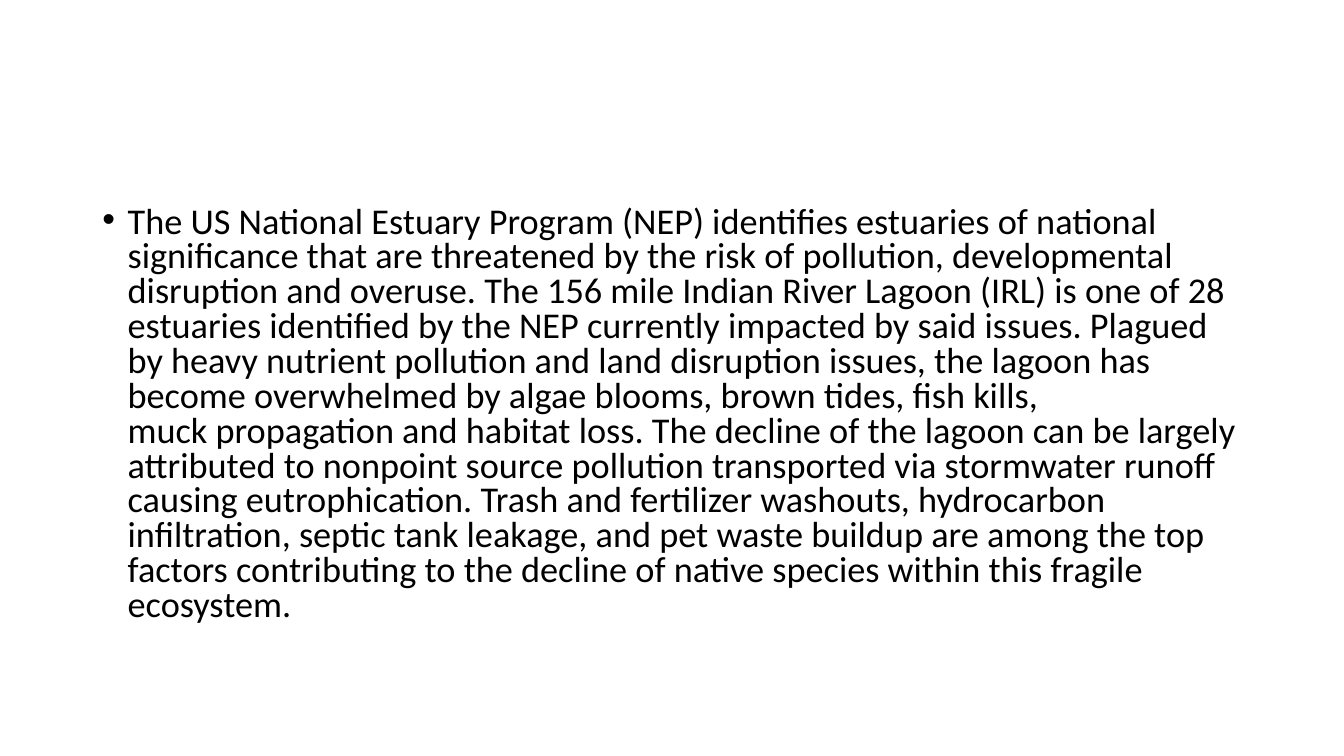
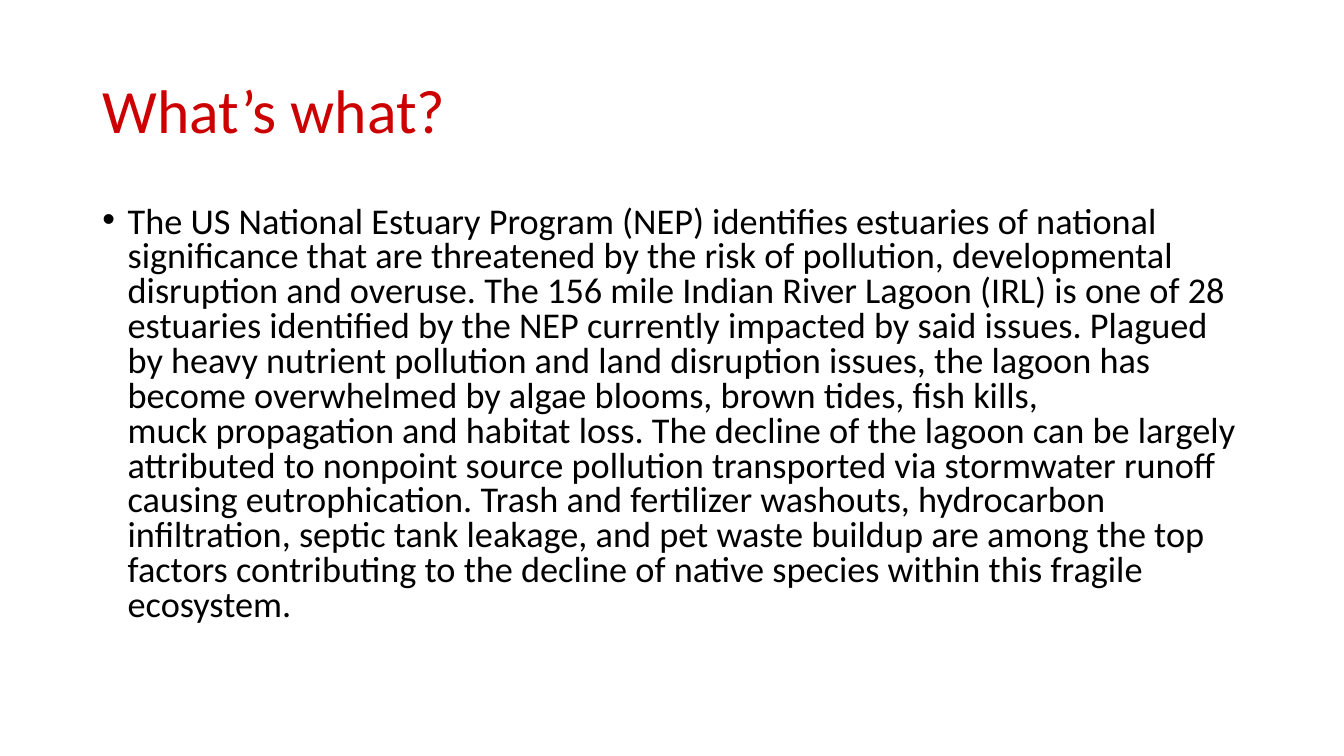
Before and after one commit to bbalboa/dedpool, a slide deck: slide 3 of PRESENTATION/Mitigati0n h4x.pptx (slide 2 before the commit). Drawn at 1344x756 pixels with LibreOffice and Linux fonts; fonts in the diff are those of the drawing; background and template pictures are left out. Boxes give left, top, right and bottom in pixels: in the first picture for what was removed or moved away, otherwise in the second. Text is boxed around its words. In the diff, an @@ line names an element or a change of style, - is before the commit and + after.

```diff
--- a/PRESENTATION/Mitigati0n h4x.pptx
+++ b/PRESENTATION/Mitigati0n h4x.pptx
@@ title added at [102, 90, 445, 134], 44 pt, text #CC0000 @@
+What’s what?
```
Also in this commit, not shown: 1 other slide changed, 5 slides added, 6 other files.
